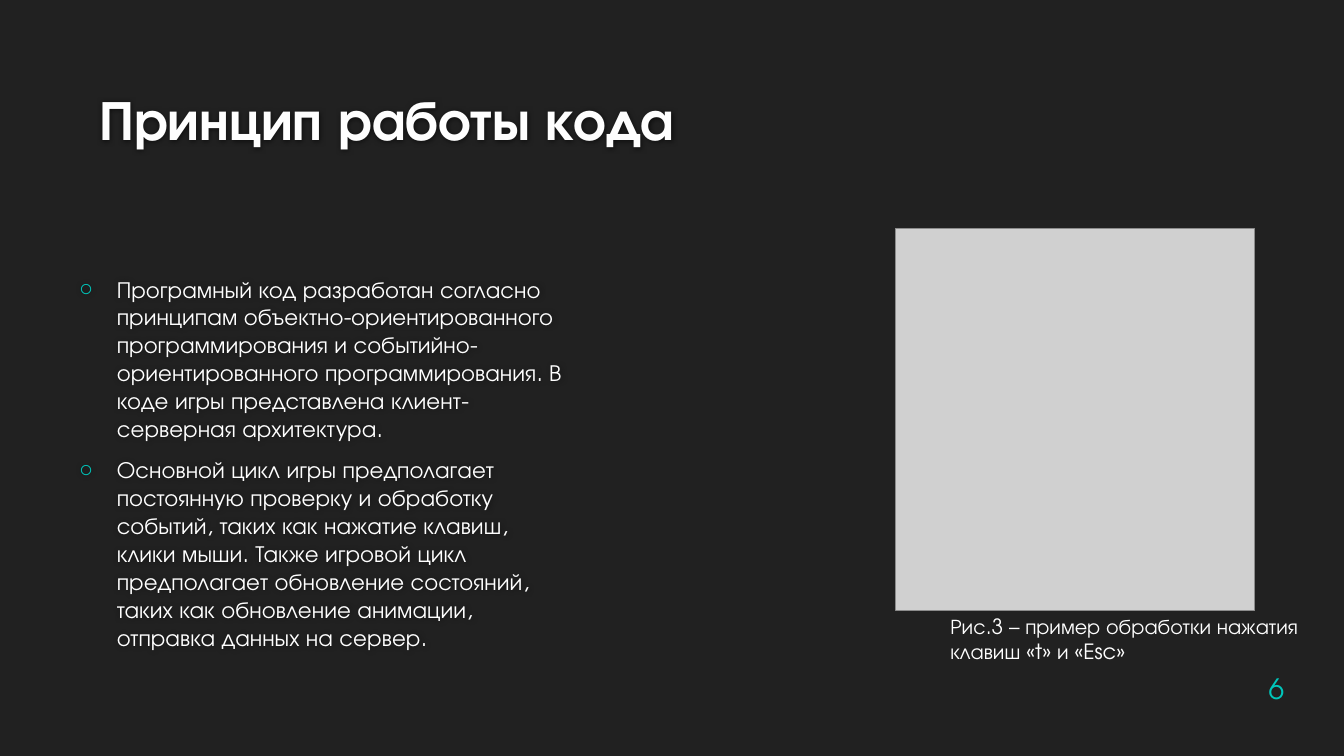
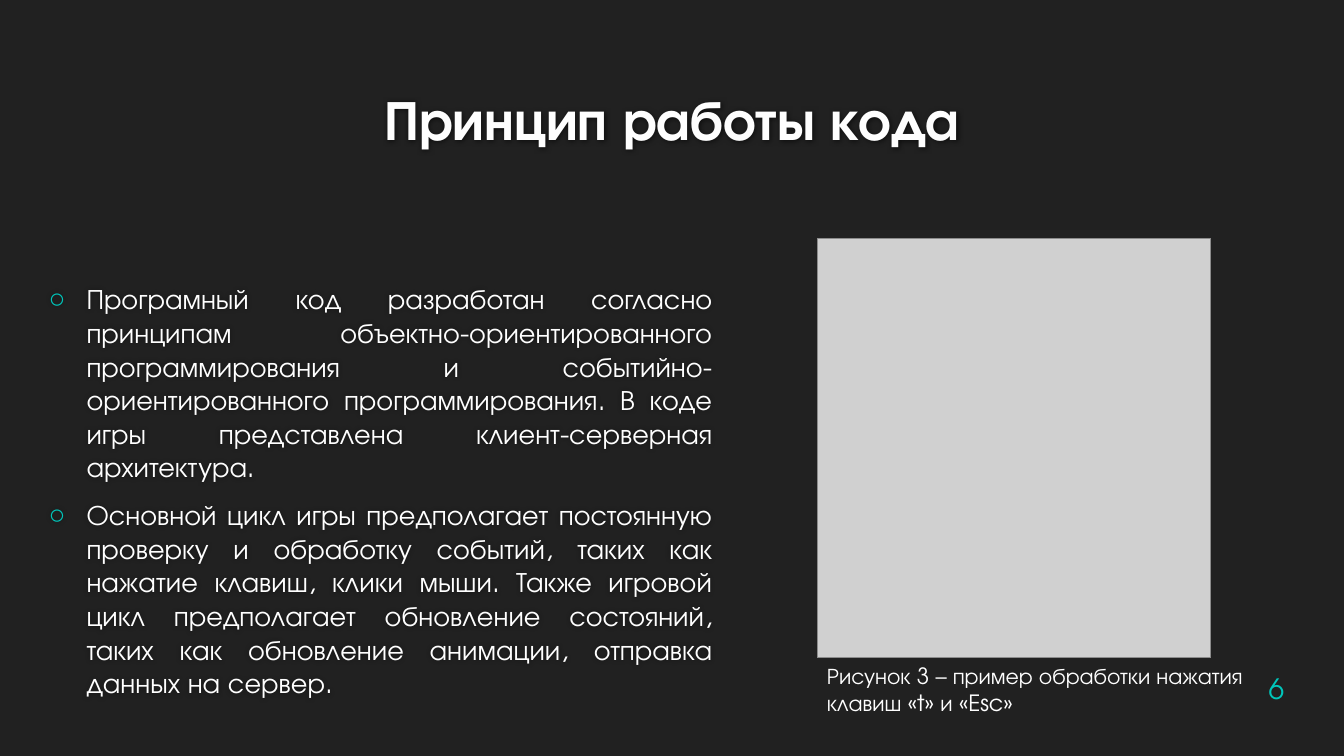
Before and after one commit to leagueofadventures/origin, a slide deck: slide 6 of Документация/origin.pptx. Drawn at 1344x756 pixels with LibreOffice and Linux fonts; fonts in the diff are those of the drawing; grey boxes stand for pictures; background and template pictures are left out. Boxes give left, top, right and bottom in pixels: in the first picture for what was removed or moved away, otherwise in the second. Text is boxed around its words. In the diff, an @@ line names an element or a change of style, - is before the commit and + after.

```diff
--- a/Документация/origin.pptx
+++ b/Документация/origin.pptx
@@ title "Принцип работы кода" at (384,102,959,150): alignment left to centre @@
@@ picture: place and size @@
-picture at (896,229,1255,611)
+picture at (818,238,1212,657)
@@ text "Програмный код разработан согласно принципам ...": place and size @@
-text "Програмный код разработан согласно принципам ..." at (117,282,561,650)
+text "Програмный код разработан согласно принципам ..." at (87,290,712,698)
@@ text "Програмный код разработан согласно принципам ..." at (87,290,712,698): size 16.6 to 20 pt; alignment left to justified @@
@@ text at (827,667,1242,712): text changed; size 15 to 16 pt @@
-Рис.3 – пример обработки нажатия клавиш «t» и «Esc»
+Рисунок 3 – пример обработки нажатия клавиш «t» и «Esc»
```
Also in this commit, not shown: 11 other slides changed, 2 other files.
